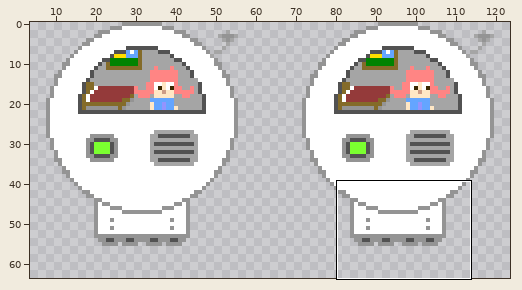
Two versions of one sprite sheet, assets/little_cindy.png. Above, an overview of the earlier version with the close-up marked.
Close-up. Before:
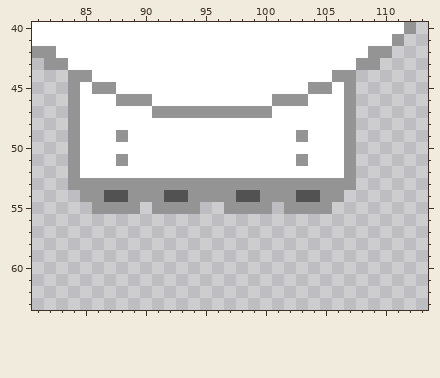
The file is 128x64 pixels. Shown: x 81..113, y 40..63. The wide view leaves out empty margins.
New version:
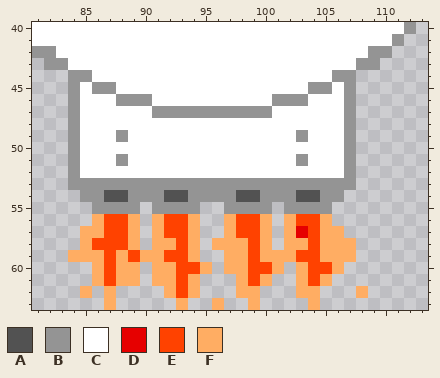
Palette (. is transparent): A #525252  B #949494  C #ffffff  D #e60000  E #ff4200  F #ffad63
The edit:
y 56: x 86..89 .... -> FEEF; x 91..94 .... -> FEEF; x 97..100 .... -> FEEF; x 102..105 .... -> FEEF
y 57: x 85..89 ..... -> FFEEF; x 91..94 .... -> FEEF; x 97..100 .... -> FEEF; x 102..106 ..... -> FDEFF
y 58: x 85..89 ..... -> FEEEF; x 91..94 .... -> FFEF; x 96..100 ..... -> FFFEF; x 102..107 ...... -> FFEFFF
y 59: x 84..94 ........... -> FFFEFEFFEEF; x 97..107 ........... -> FFEFFFEEFFF
y 60: x 86..89 .... -> FEFF; x 91..95 ..... -> FFEEF; x 97..101 ..... -> FFEEF; x 103..106 .... -> FEEF
y 61: x 86..89 .... -> FEFF; x 91..94 .... -> FFEF; x 98..100 ... -> FEF; x 103..105 ... -> FEF
y 62: x 85 . -> F; x 87 . -> F; x 92..94 ... -> FEF; x 98..99 .. -> FF; x 103..104 .. -> FF; x 108 . -> F
y 63: x 87 . -> F; x 93 . -> F; x 96 . -> F; x 99 . -> F; x 104 . -> F
Pixel boxes of the changes (left, top, right, bottom) in both close-ups:
added: (68, 214, 368, 310)
